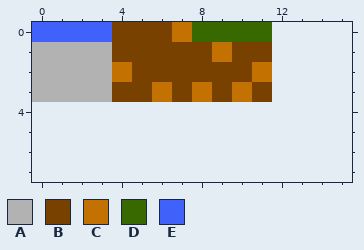
Two versions of one pixel-art sprite, assets/experiment-tiles.png. The picture above is the old version.
The file is 12x4 pixels. The old version is drawn lined up with the new one, on the new canvas.
Palette (. is transparent): A #b2b2b2  B #794100  C #c37100  D #386900  E #4161fb
Pixels before, first column x 0:
0 EEEEBBBCDDDD
1 AAAABBBBBCBB
2 AAAACBBBBBBC
3 AAAABBCBCBCB
And afterwards:
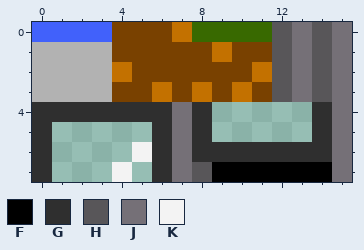
Colours new in this view: F #000000  G #2f2f2f  H #585659  J #757077  K #f3f3f3
Diff:
canvas 12x4 -> 16x8
Changed rows in their new state; - is an unchanged pixel.
first column x 0:
0 ------------HJHJ
1 ------------HJHJ
2 ------------HJHJ
3 ------------HJHJ
4 GGGGGGGJG-----GJ
5 G-----GJG-----GJ
6 G----KGJGGGGGGGJ
7 G---K-GJHFFFFFFJ
Where, in picture pixels (left, top, right, bottom), the same in both pictures:
added: (32, 22, 352, 182)
